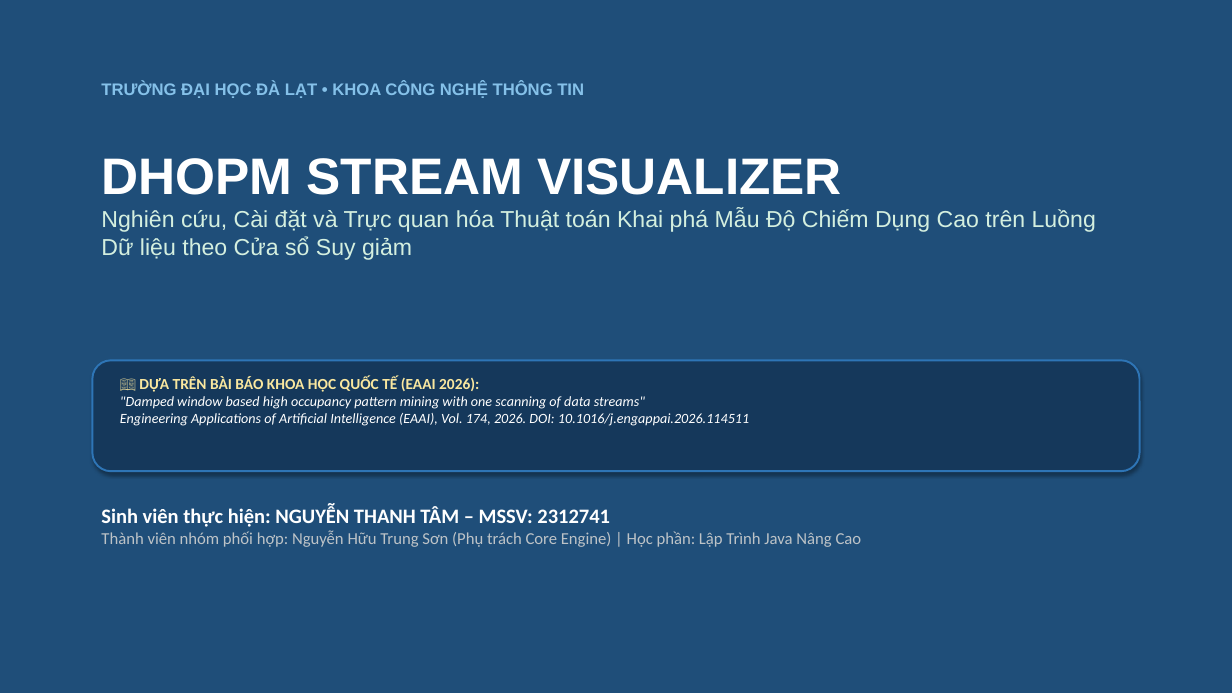
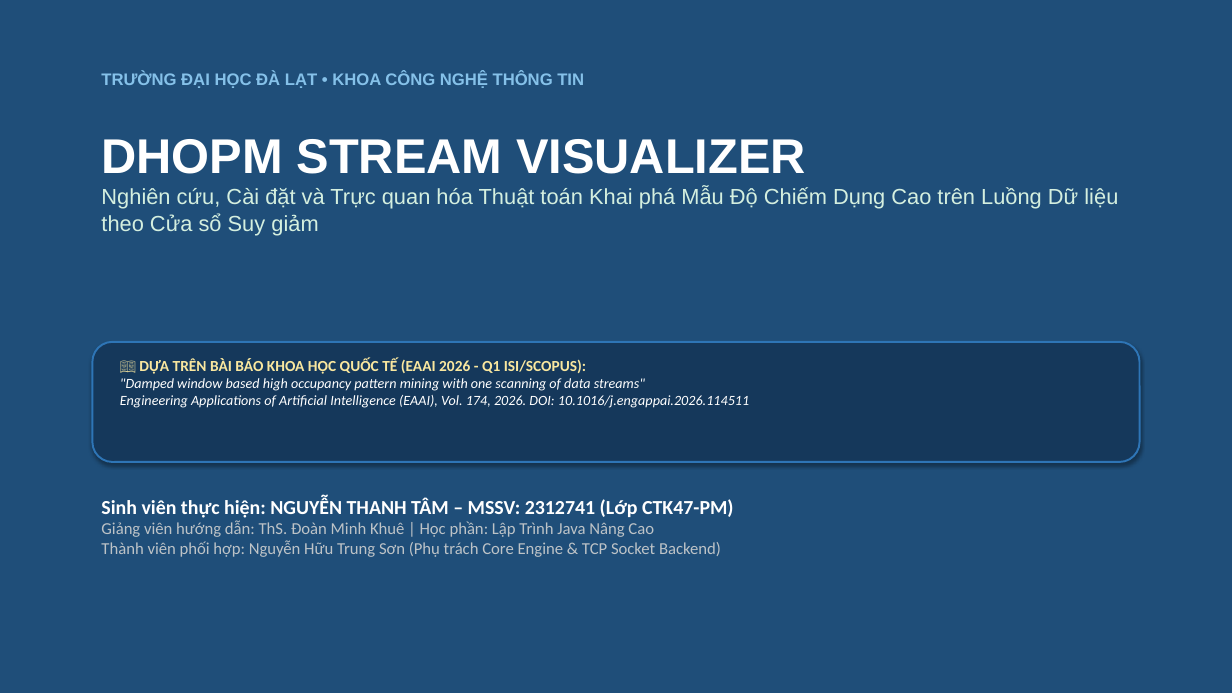
Before and after one commit to 2312741-sudo/javanc, a slide deck: slide 1 of docs/ThuyetTrinh_DeTai_DHOPM_2312741_NguyenThanhTam.pptx. Drawn at 1232x693 pixels with LibreOffice and Linux fonts; fonts in the diff are those of the drawing. Boxes give left, top, right and bottom in pixels: in the first picture for what was removed or moved away, otherwise in the second. Text is boxed around its words. In the diff, an @@ line names an element or a change of style, - is before the commit and + after.

```diff
--- a/docs/ThuyetTrinh_DeTai_DHOPM_2312741_NguyenThanhTam.pptx
+++ b/docs/ThuyetTrinh_DeTai_DHOPM_2312741_NguyenThanhTam.pptx
@@ text "TRƯỜNG ĐẠI HỌC ĐÀ LẠT ...": place and size @@
-text "TRƯỜNG ĐẠI HỌC ĐÀ LẠT ..." at <box>101,81,584,98</box>
+text "TRƯỜNG ĐẠI HỌC ĐÀ LẠT ..." at <box>101,72,584,88</box>
@@ text "DHOPM STREAM VISUALIZER": place and size @@
-text "DHOPM STREAM VISUALIZER" at <box>101,158,1096,260</box>
+text "DHOPM STREAM VISUALIZER" at <box>101,139,1118,235</box>
@@ text "DHOPM STREAM VISUALIZER" at <box>101,139,1118,235</box>: size 40 to 38 pt in "DHOPM STREAM VISUALIZER"; size 18 to 17 pt in "Nghiên cứu, Cài đặt và Trực quan ..." @@
@@ rounded rectangle: place and size @@
-rounded rectangle at <box>92,360,1140,471</box>
+rounded rectangle at <box>92,342,1140,462</box>
@@ text "📖 DỰA TRÊN BÀI BÁO ...": place and size @@
-text "📖 DỰA TRÊN BÀI BÁO ..." at <box>120,376,749,426</box>
+text "📖 DỰA TRÊN BÀI BÁO ..." at <box>120,357,749,408</box>
@@ text at <box>139,357,586,374</box>: text changed @@
-📖 DỰA TRÊN BÀI BÁO KHOA HỌC QUỐC TẾ (EAAI 2026):
+📖 DỰA TRÊN BÀI BÁO KHOA HỌC QUỐC TẾ (EAAI 2026 - Q1 ISI/SCOPUS):
@@ text at <box>101,497,734,557</box>: text changed @@
-Sinh viên thực hiện: NGUYỄN THANH TÂM – MSSV: 2312741
-Thành viên nhóm phối hợp: Nguyễn Hữu Trung Sơn (Phụ trách Core Engine) | Học phần: Lập Trình Java Nâng Cao
+Sinh viên thực hiện: NGUYỄN THANH TÂM – MSSV: 2312741 (Lớp CTK47-PM)
+Giảng viên hướng dẫn: ThS. Đoàn Minh Khuê | Học phần: Lập Trình Java Nâng Cao
+Thành viên phối hợp: Nguyễn Hữu Trung Sơn (Phụ trách Core Engine & TCP Socket Backend)
```
Also in this commit, not shown: 10 other slides changed, 2 slides added, 1 other file.
